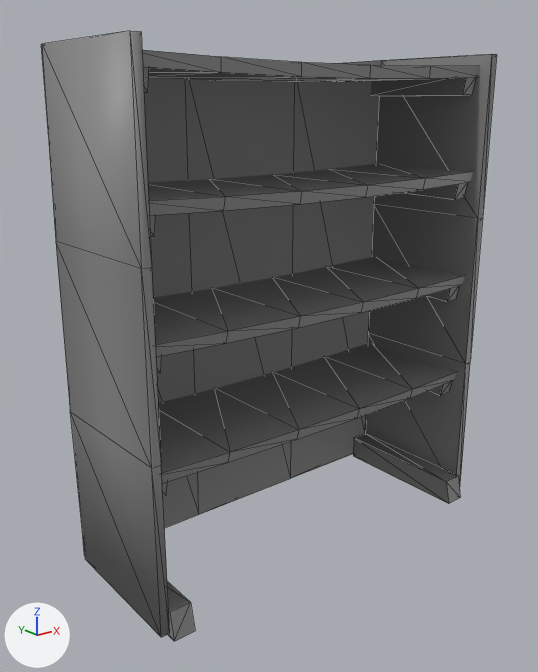
Two versions of the glTF model maps/dwellan/meshes/bookcase.glb, one commit apart.
Camera for both pictures: a 50 mm camera at (-1.68, -2.0, 1.58) aimed at (-0.08, 0.01, 0.78). Lighting does not change. The marker at lower left points along +X, +Y and +Z. The picture after the commit comes second. Mesh edges are drawn as thin lines. Objects named as collision shapes, trigger or cutter boxes, shadow casters or lower levels of detail are left out. Where no turn or scale is listed for an object, it has been applied to the vertices.

In view in the first picture: 'Backing', 'Beams.003', 'Beams.004', 'Plank.001', 'Plank.002', 'Plank.003', 'Plank.004', 'Side', 'Side.001' and 3 more.
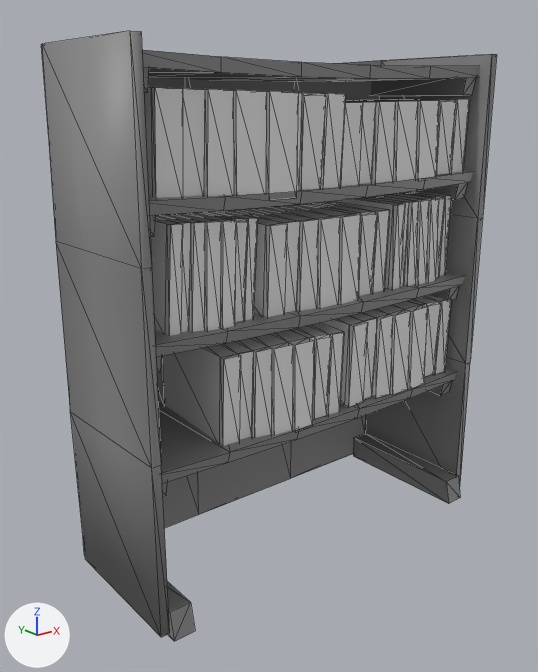
The change in detail:
Material 'mat_booktrim' (mat_mat_booktrim) is new.
Its base color is (0.8, 0.8, 0.8) (white #e7e7e7).
Its roughness is 1.0.
Mesh me_cube_019 is new.
It has 68 vertices, 132 faces and spans x -0.167..0.167, y -0.241..0.205, z -0.173..0.173.
It uses material mat_mat_booktrim (white #e7e7e7).
Mesh me_cube_018 is new.
It has 68 vertices, 132 faces and spans x -0.328..0.327, y -0.242..0.212, z -0.141..0.141.
It uses material mat_mat_booktrim (white #e7e7e7).
Mesh me_cube_017 is new.
It has 68 vertices, 132 faces and spans x -0.352..0.351, y -0.243..0.229, z -0.162..0.162.
It uses material mat_mat_booktrim (white #e7e7e7).
Mesh me_cube_016 is new.
It has 68 vertices, 132 faces and spans x -0.165..0.165, y -0.241..0.205, z -0.167..0.167.
It uses material mat_mat_booktrim (white #e7e7e7).
Mesh me_cube_015 is new.
It has 68 vertices, 132 faces and spans x -0.282..0.282, y -0.241..0.205, z -0.156..0.156.
It uses material mat_mat_booktrim (white #e7e7e7).
Mesh me_cube_014 is new.
It has 68 vertices, 132 faces and spans x -0.267..0.266, y -0.242..0.222, z -0.157..0.157.
It uses material mat_mat_booktrim (white #e7e7e7).
Mesh me_cube is new.
It has 68 vertices, 132 faces and spans x -0.283..0.283, y -0.241..0.205, z -0.158..0.158.
It uses material mat_mat_booktrim (white #e7e7e7).
Object 'Books.006' (ob_books_006) is new; it shows me_cube_019.
Its location is (-0.439, 0.027, 1.083).
Object 'Books.005' (ob_books_005) is new; it shows me_cube_018.
Its location is (0.38, 0.003, 1.453).
Object 'Books.004' (ob_books_004) is new; it shows me_cube_017.
Its location is (-0.276, 0.003, 1.459).
Object 'Books.003' (ob_books_003) is new; it shows me_cube_016.
Its location is (0.507, 0.027, 1.077).
Object 'Books.002' (ob_books_002) is new; it shows me_cube_015.
Its location is (0.043, 0.027, 1.063).
Object 'Books.001' (ob_books_001) is new; it shows me_cube_014.
Its location is (-0.158, 0.003, 0.667).
Object 'Books' (ob_books) is new; it shows me_cube.
Its location is (0.399, 0.0, 0.682).

Boxes (x1, y1, x2, y2) around the edits, measured in the pictures (538 x 672 px):
'Books.004', added
    after: (144, 87, 346, 200)
'Books.001', added
    after: (163, 323, 344, 446)
'Books.002', added
    after: (223, 201, 390, 317)
'Books.006', added
    after: (150, 211, 258, 336)
'Books.005', added
    after: (340, 99, 470, 186)
'Books', added
    after: (320, 295, 452, 407)
'Books.003', added
    after: (331, 191, 451, 289)
'Backing', unchanged, covered by the edit
    both: (41, 44, 381, 555)
'Plank.001', unchanged, covered by the edit
    before: (158, 343, 457, 483)
    after: (158, 368, 457, 483)
'Plank.002', unchanged, covered by the edit
    before: (153, 257, 465, 357)
    after: (155, 272, 465, 357)
